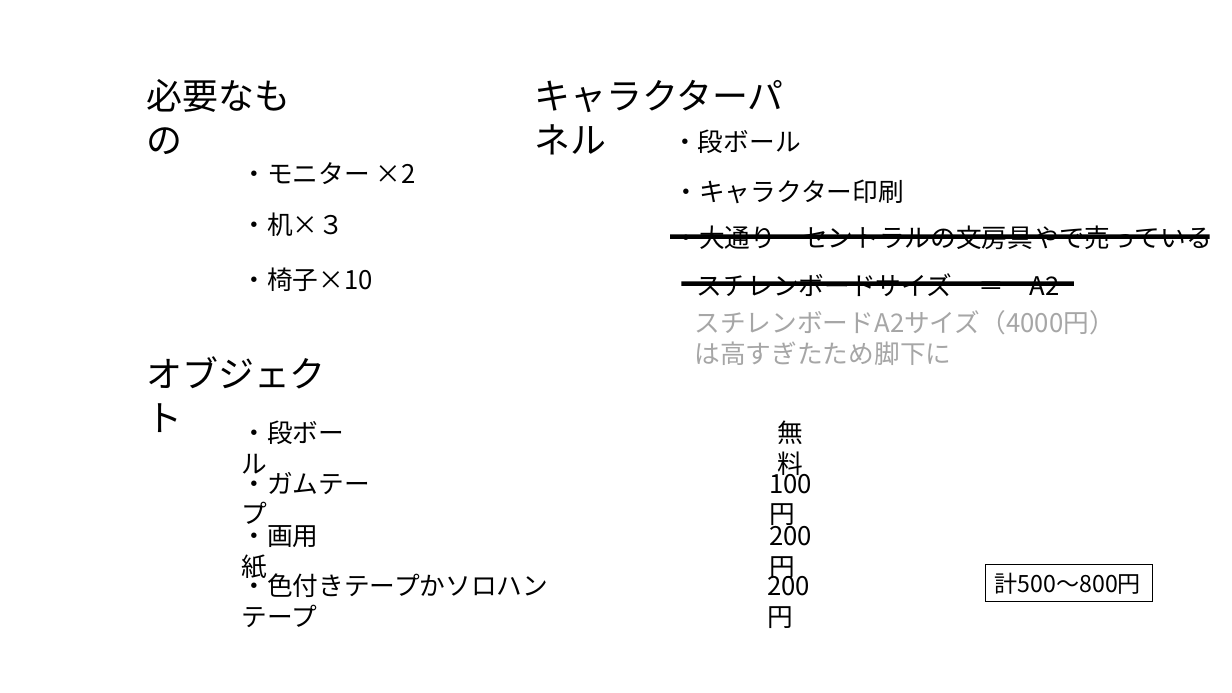
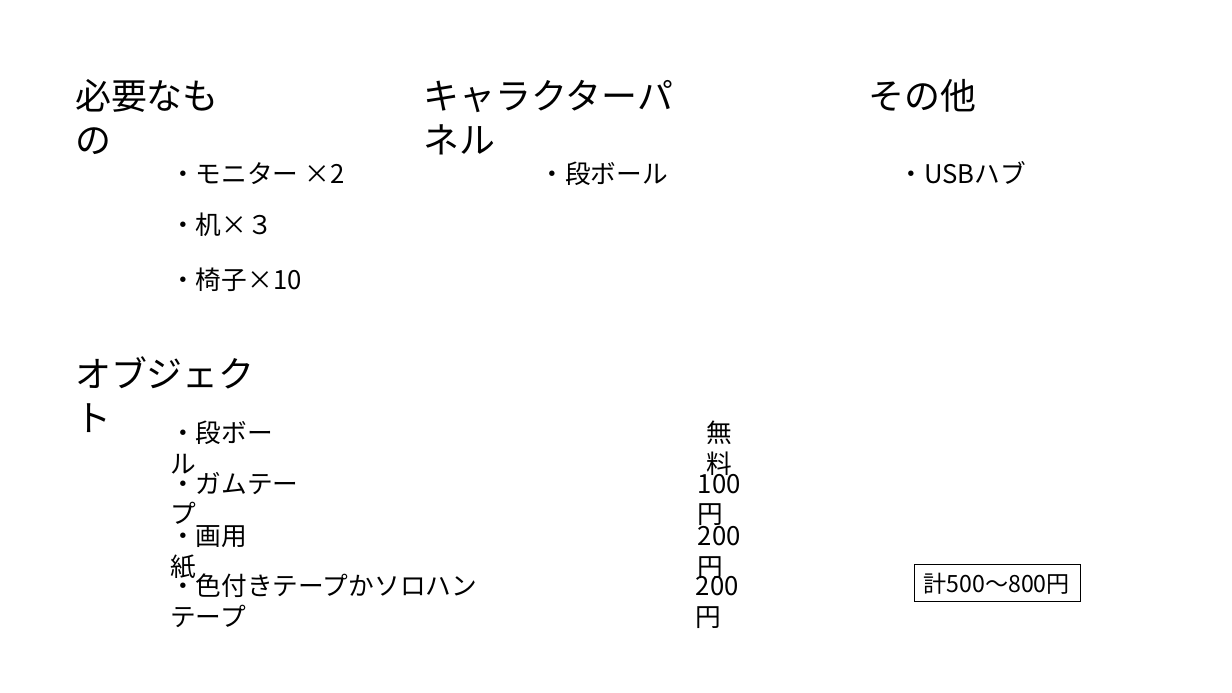
Before and after one commit to Nishin3614/ClimbBuys, a slide deck: slide 5 of ブース設計.pptm. Drawn at 1232x693 pixels with LibreOffice and Linux fonts; fonts in the diff are those of the drawing. Boxes give left, top, right and bottom in pixels: in the first picture for what was removed or moved away, otherwise in the second. Text is boxed around its words. In the diff, an @@ line names an element or a change of style, - is before the commit and + after.

```diff
--- a/ブース設計.pptm
+++ b/ブース設計.pptm
@@ text "キャラクターパネル": place and size @@
-text "キャラクターパネル" at [534,80,783,155]
+text "キャラクターパネル" at [424,80,673,155]
@@ text added at [869,79,977,112], 28 pt, text #000000 @@
+その他
@@ text "・段ボール": place and size @@
-text "・段ボール" at [672,129,800,153]
+text "・段ボール" at [539,161,667,185]
@@ text removed at [674,179,904,203] @@
-・キャラクター印刷
@@ text added at [898,161,1026,184], 20 pt, text #000000 @@
+・USBハブ
@@ rectangle removed at [670,235,1210,239] @@
@@ text removed at [673,225,1212,250] @@
-・大通り セントラルの文房具やで売っている
@@ rectangle removed at [682,281,1075,286] @@
@@ text removed at [696,273,1060,296] @@
-スチレンボードサイズ ＝ A2
@@ text removed at [694,310,1114,365] @@
-スチレンボードA2サイズ（4000円）
-は高すぎたため脚下に
@@ 13 texts, 1 rectangle: place and size @@
-13 texts, 1 rectangle at [146,79,1153,627]
+13 texts, 1 rectangle at [75,79,1081,627]
```
Also in this commit, not shown: 1 other file.
